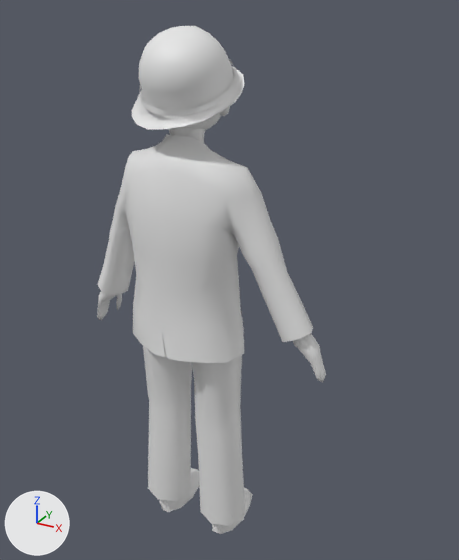
Two versions of the Blender file writing/phil_auto_2.blend, one commit apart.
Camera for both pictures: a 50 mm lens placed at (0.886, -1.406, 1.601), pointed at (0.073, 0.072, 0.862). Arrows for +X, +Y and +Z are at lower left; the lights stay in place.

The first picture shows 'hand', 'hat', 'pant', 'shoe', 'suit'.
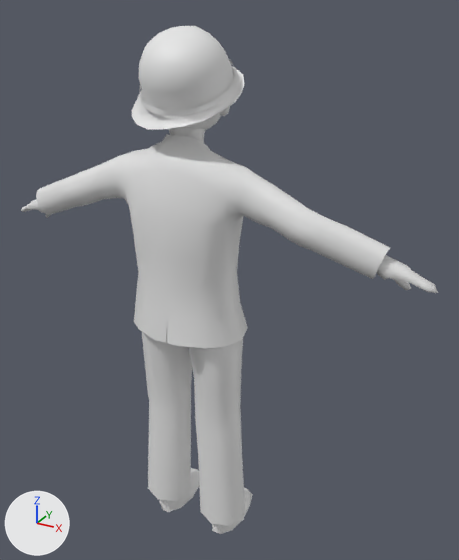
Location of each change, (x1, y1, x2, y2) in pixels of the pictures (459 x 560 px):
'suit', deleted
    before: (97, 134, 313, 363)
'suit.002', added
    after: (36, 134, 390, 348)
'hand.001', added
    after: (21, 199, 438, 293)
'hand', deleted
    before: (97, 292, 326, 383)

The change, as a list of edits to the scene's bpy script:
```text
Add me_plane_006:
    me_plane_006.from_pydata(...)  # 134 vertices, 136 faces; spans x -0.661..0.661, y -0.068..0.048, z 0.955..1.111
    me_plane_006.polygons.foreach_set('use_smooth', [True] * 136)
Add me_plane_004:
    me_plane_004.from_pydata(...)  # 352 vertices, 356 faces; spans x -0.545..0.545, y -0.15..0.098, z 0.701..1.296
    me_plane_004.polygons.foreach_set('use_smooth', [True] * 356)
Remove ob_suit:
    ob_suit = bpy.data.objects.new('suit', me_plane)
    ob_suit.location = (0.0, 0.0, 0.0)
Remove ob_hand:
    ob_hand = bpy.data.objects.new('hand', me_plane_002)
    ob_hand.location = (0.0, 0.0, 0.0)
Add ob_hand_001:
    ob_hand_001 = bpy.data.objects.new('hand.001', me_plane_006)
    ob_hand_001.location = (0.0, 0.0, 0.0)
Add ob_suit_002:
    ob_suit_002 = bpy.data.objects.new('suit.002', me_plane_004)
    ob_suit_002.location = (0.0, 0.0, 0.0)
```
